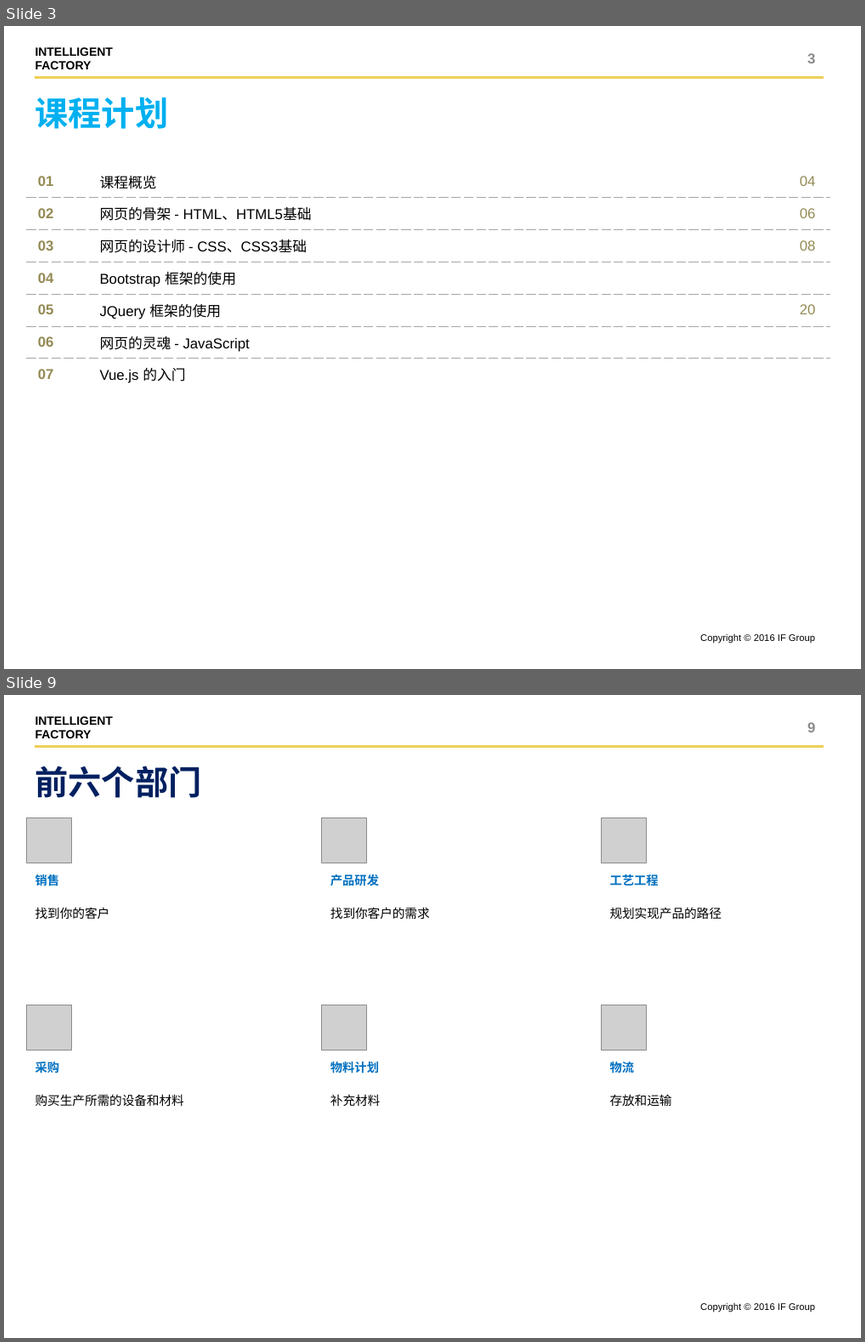
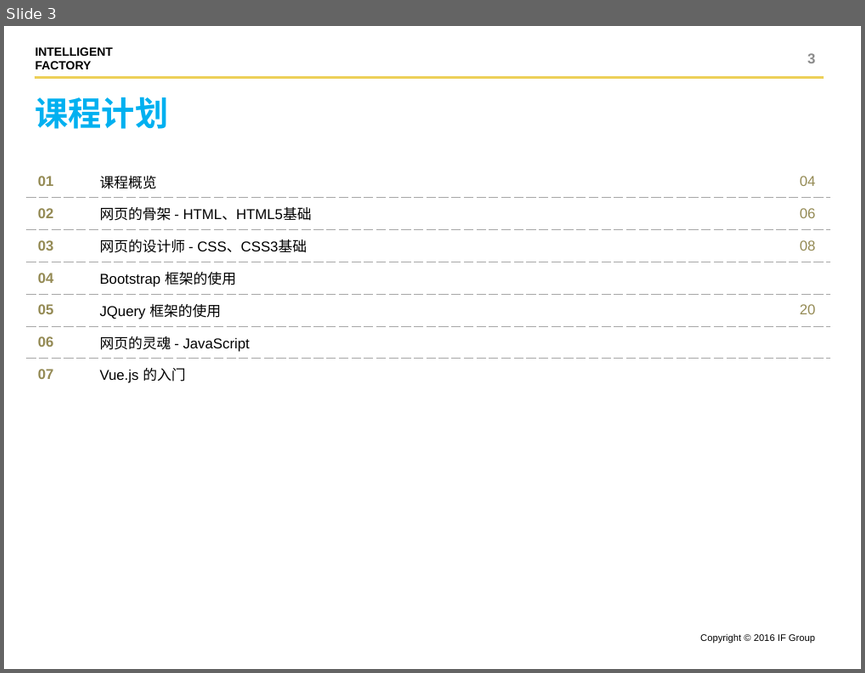
Before and after one commit to shentianyi/CompanyCource, a slide deck: CodeMonkey/cs05 UI前端/UI设计.pptx. Shown one above the other, each under a label of ours: slides 3 and 9 before the commit, slide 3 after it; the slides between them are not shown. The pictures are 865x1342 and 865x673 pixels, drawn with LibreOffice and Linux fonts; fonts in the diff are those of the drawing; grey boxes stand for pictures. Boxes give left, top, right and bottom in pixels: in the first picture for what was removed or moved away, otherwise in the second. Text is boxed around its words. In the diff, an @@ line names an element or a change of style, - is before the commit and + after.

```diff
--- a/CodeMonkey/cs05 UI前端/UI设计.pptx
+++ b/CodeMonkey/cs05 UI前端/UI设计.pptx
@@ slide 9 removed at [4,695,861,1338], background #FFFFFF; not listed: 3 template elements that a slide beside it also shows @@
@@ page number removed at [807,722,815,732] @@
-9
@@ text removed at [35,766,202,798] @@
-前六个部门
@@ picture removed at [26,817,71,863] @@
@@ picture removed at [322,817,366,863] @@
@@ picture removed at [602,817,646,863] @@
@@ text removed at [35,874,60,885] @@
-销售
@@ text removed at [330,874,379,886] @@
-产品研发
@@ text removed at [610,874,658,886] @@
-工艺工程
@@ text removed at [35,907,110,919] @@
-找到你的客户
@@ text removed at [330,907,430,919] @@
-找到你客户的需求
@@ text removed at [610,907,721,919] @@
-规划实现产品的路径
@@ picture removed at [26,1004,71,1049] @@
@@ picture removed at [322,1004,366,1049] @@
@@ picture removed at [602,1004,646,1049] @@
@@ text removed at [35,1060,60,1076] @@
-采购
@@ text removed at [330,1061,379,1073] @@
-物料计划
@@ text removed at [610,1061,635,1073] @@
-物流
@@ text removed at [35,1094,184,1106] @@
-购买生产所需的设备和材料
@@ text removed at [330,1094,380,1106] @@
-补充材料
@@ text removed at [610,1094,672,1106] @@
-存放和运输
```
Also in this commit, not shown: 4 slides changed, 11 slides added, 15 other slides removed, 1 other file.
